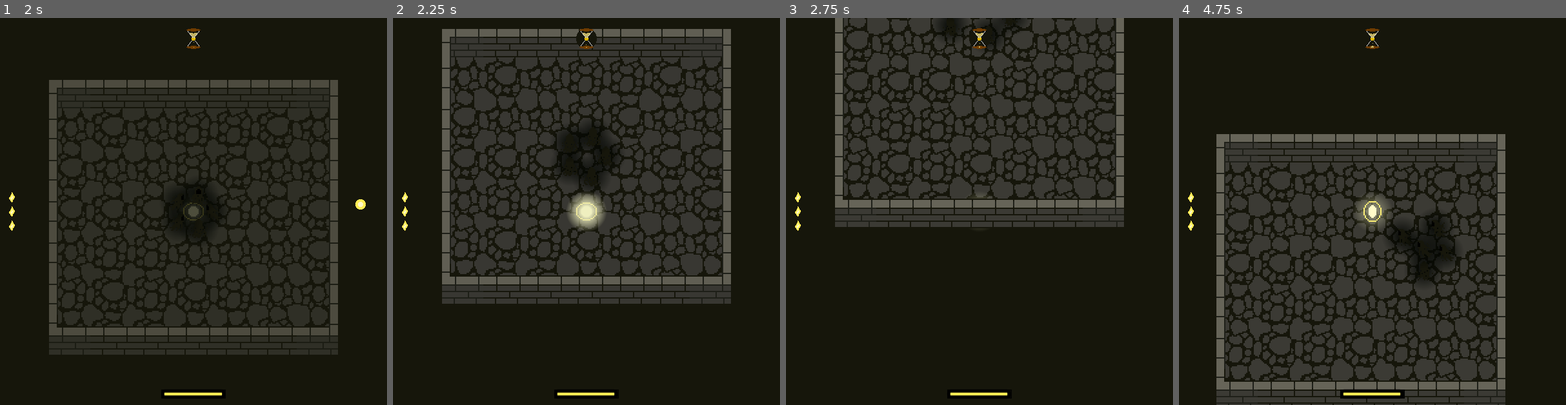
Above: before the commit, frames 1-4 (left to right).
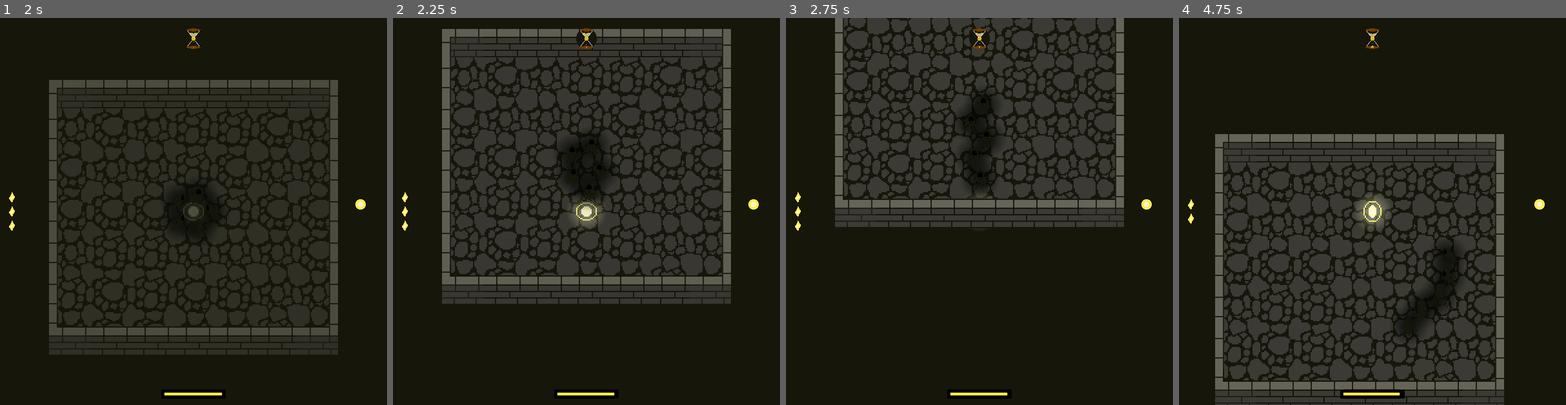
Above: after the commit, the same moments.

Repository: the-alex-g/LD51
Game: Godot game, scene res://Menu/SplashScreen.tscn
The game is run twice, just before and just after one commit, with the same random seed, the same clock (stepped at 60 frames per second) and the same inputs.
Inputs (mouse positions are in pixels of both pictures, inside the frame that each line leads up to):
- Up to frame 1 (2 s): tap Enter (heavy_attack, bound only after the commit) at 0.5, 0.6 s; move the mouse to (278, 192) at 0.52 s; hold D (right) 0.53-1.25 s; click "Play" at 1.25 s
- Up to frame 2 (2.25 s): move the mouse to (509, 230) at 2.02 s; hold S (down) from 2.03 s (still down); right-click (509, 230) at 2.1 s
- Up to frame 3 (2.75 s): keep holding S (down)
- Up to frame 4 (4.75 s): move the mouse to (1411, 126) at 2.77 s; release S (down) at 2.78 s; hold D (right) 2.78-3.53 s; tap Space (primary_attack) at 2.85 s; move the mouse to (1353, 288) at 3.52 s; hold W (up) 3.53-4.28 s; tap Enter (heavy_attack, bound only after the commit) at 3.6 s; move the mouse to (1488, 269) at 4.27 s; hold A (left) from 4.28 s (still down); right-click (1488, 269) at 4.35 s

Frame 1 is identical in both runs. In frame 2, 0.9% of the frame differs, in the area x 43-95%, y 28-55%; in frame 3, 1.4%; in frame 4, 10%, in the area x 2-95%, y 30-100%.

Commit message:
Update README.md

Diff:
--- a/project/project.godot
+++ b/project/project.godot
@@ -77,14 +77,9 @@
 "events": [ Object(InputEventKey,"resource_local_to_scene":false,"resource_name":"","device":0,"alt":false,"shift":false,"control":false,"meta":false,"command":false,"pressed":false,"scancode":32,"physical_scancode":0,"unicode":0,"echo":false,"script":null)
  ]
 }
-ranged_attack={
-"deadzone": 0.5,
-"events": [ Object(InputEventMouseButton,"resource_local_to_scene":false,"resource_name":"","device":0,"alt":false,"shift":false,"control":false,"meta":false,"command":false,"button_mask":0,"position":Vector2( 0, 0 ),"global_position":Vector2( 0, 0 ),"factor":1.0,"button_index":1,"pressed":false,"doubleclick":false,"script":null)
- ]
-}
 heavy_attack={
 "deadzone": 0.5,
-"events": [ Object(InputEventMouseButton,"resource_local_to_scene":false,"resource_name":"","device":0,"alt":false,"shift":false,"control":false,"meta":false,"command":false,"button_mask":0,"position":Vector2( 0, 0 ),"global_position":Vector2( 0, 0 ),"factor":1.0,"button_index":2,"pressed":false,"doubleclick":false,"script":null)
+"events": [ Object(InputEventKey,"resource_local_to_scene":false,"resource_name":"","device":0,"alt":false,"shift":false,"control":false,"meta":false,"command":false,"pressed":false,"scancode":16777221,"physical_scancode":0,"unicode":0,"echo":false,"script":null)
  ]
 }
 
Not shown, changed: project/export_presets.cfg
Not shown, changed: README.md
